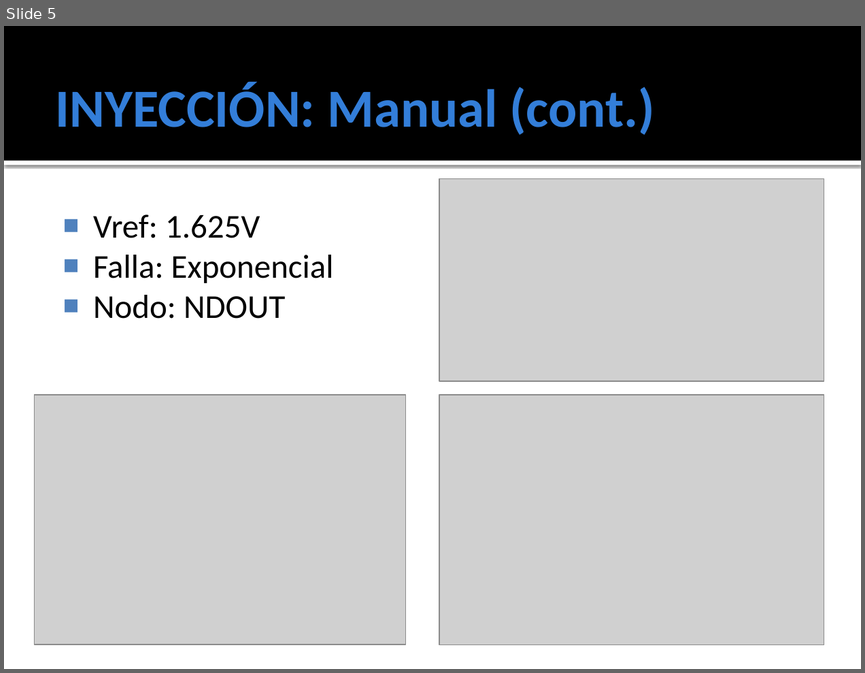
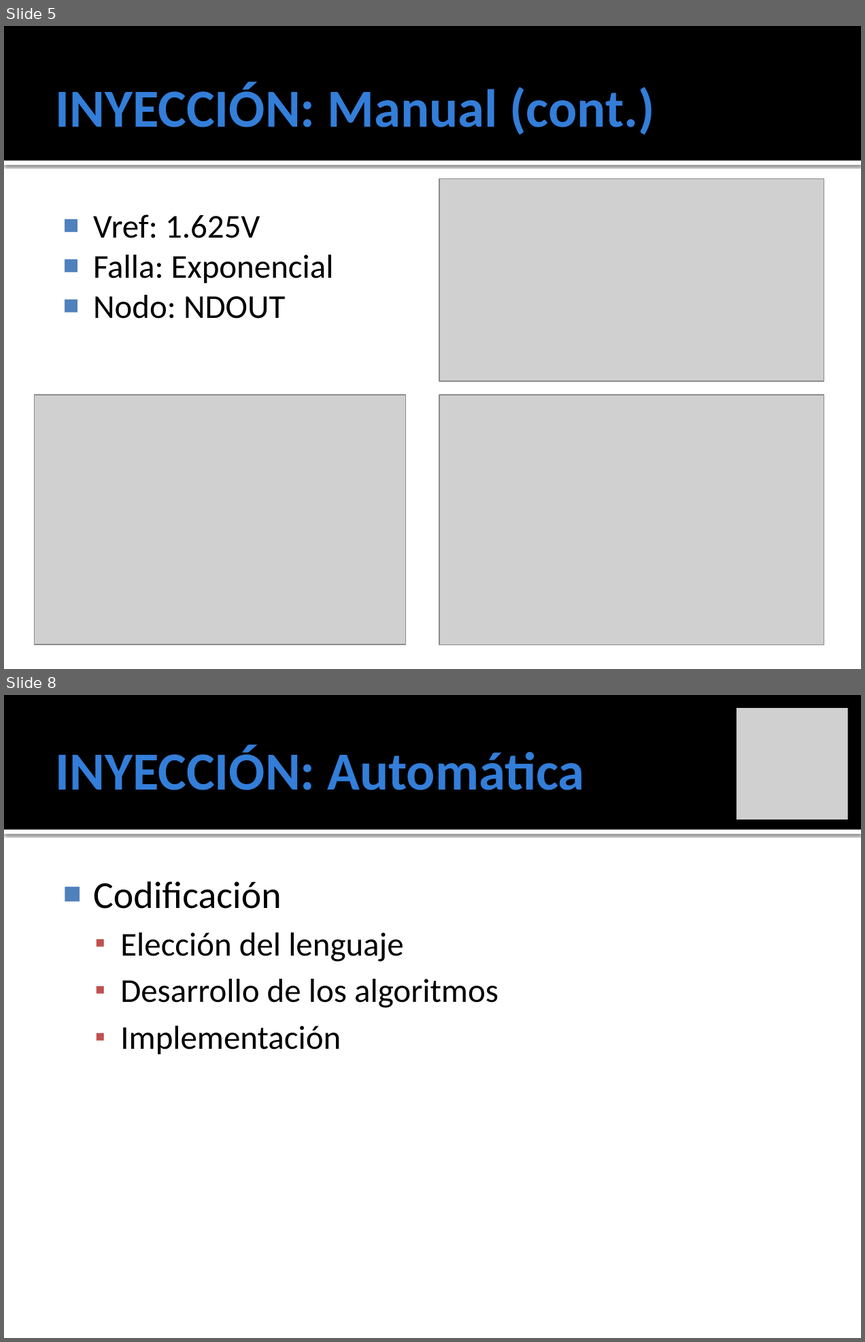
Before and after one commit to ginotkj/fiocs, a slide deck: Documentation/Documentacion/PRESENTACION_FACU.pptx. Shown one above the other, each under a label of ours: slide 5 before the commit, slides 5 and 8 after it; the slides between them are not shown. The pictures are 865x673 and 865x1342 pixels, drawn with LibreOffice and Linux fonts; fonts in the diff are those of the drawing; grey boxes stand for pictures. Boxes give left, top, right and bottom in pixels: in the first picture for what was removed or moved away, otherwise in the second. Text is boxed around its words. In the diff, an @@ line names an element or a change of style, - is before the commit and + after.

Commit message:
updated etapas de la inyección automática

```diff
--- a/Documentation/Documentacion/PRESENTACION_FACU.pptx
+++ b/Documentation/Documentacion/PRESENTACION_FACU.pptx
@@ slide 8 added at (x1=4, y1=695, x2=861, y2=1338), background #FFFFFF; not listed: 2 template elements that a slide beside it also shows @@
@@ picture added at (x1=736, y1=708, x2=848, y2=819) @@
@@ title added at (x1=56, y1=745, x2=584, y2=790), 45 pt, text #337ED9, bold @@
+INYECCIÓN: Automática
@@ text added at (x1=93, y1=881, x2=498, y2=1054), 28 pt, text #000000 @@
+■ Codificación
+  ▪ Elección del lenguaje
+  ▪ Desarrollo de los algoritmos
+  ▪ Implementación
```
Also in this commit, not shown: 1 slide changed, 4 other slides added, 12 other files.
